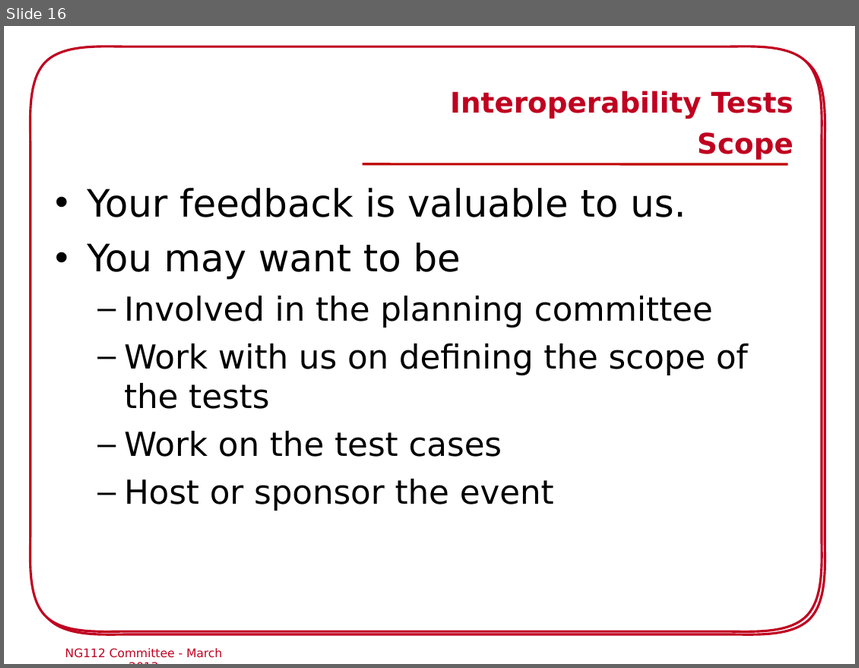
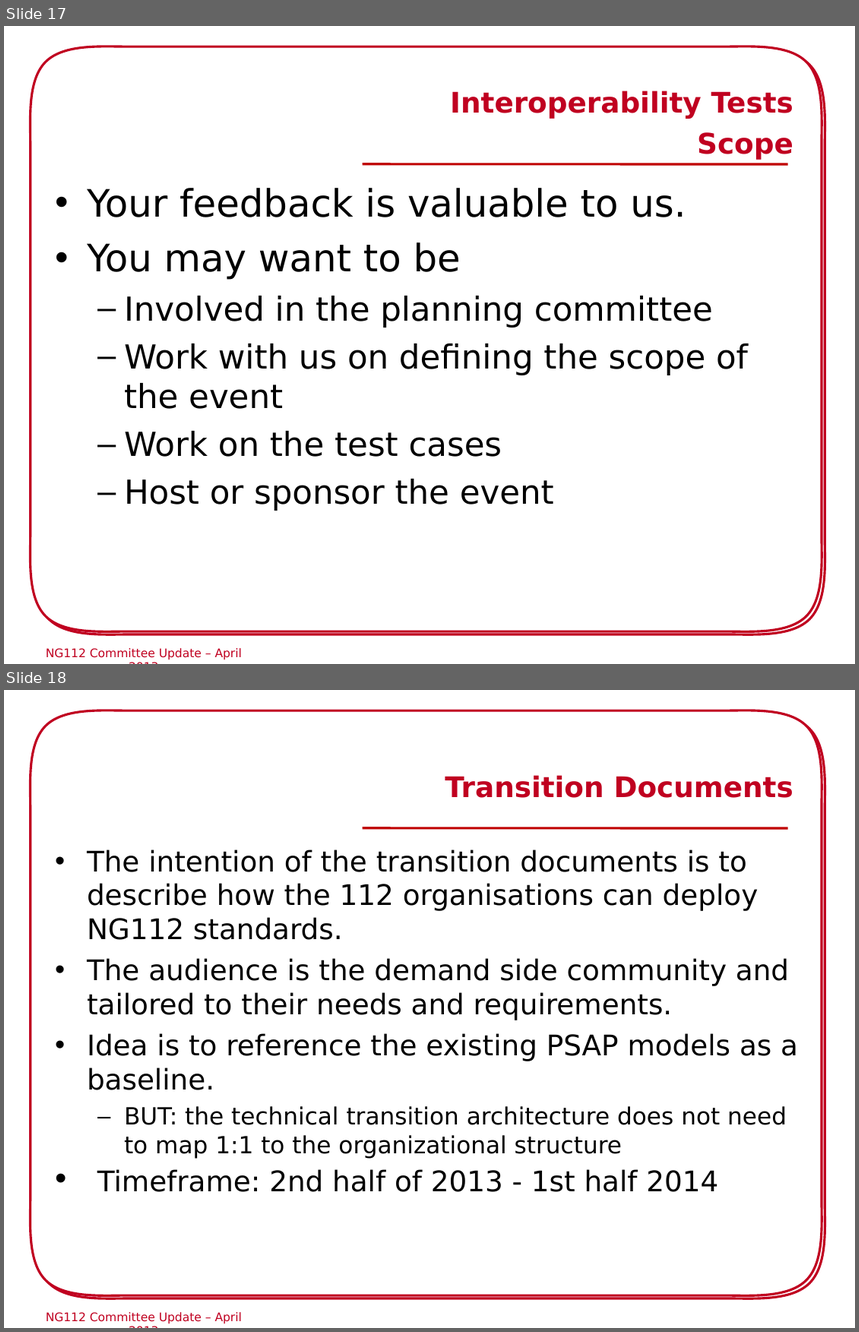
Before and after one commit to hannestschofenig/tschofenig-ids, a slide deck: eena-workshop-riga2013/NG112_Commitee_Riga.ppt. Shown one above the other, each under a label of ours: slide 16 before the commit, slides 17 and 18 after it. The pictures are 859x668 and 859x1332 pixels, drawn with LibreOffice and Linux fonts; fonts in the diff are those of the drawing; background and template pictures are left out. Boxes give left, top, right and bottom in pixels: in the first picture for what was removed or moved away, otherwise in the second. Text is boxed around its words. In the diff, an @@ line names an element or a change of style, - is before the commit and + after.

```diff
--- a/eena-workshop-riga2013/NG112_Commitee_Riga.ppt
+++ b/eena-workshop-riga2013/NG112_Commitee_Riga.ppt
@@ slide 18 added at bbox=[4, 690, 855, 1328], background picture (left out); not listed: 3 template elements that a slide beside it also shows @@
@@ text added at bbox=[445, 775, 794, 798], 24 pt, text #C00020, bold @@
+Transition Documents
@@ line added from (363, 828) to (788, 829), #C00000 2.01 pt @@
@@ text added at bbox=[87, 850, 798, 1192], 24 pt, text #000000 @@
+• The intention of the transition documents is to describe how the 112 organisations can deploy NG112 standards.
+• The audience is the demand side community and tailored to their needs and requirements.
+• Idea is to reference the existing PSAP models as a baseline.
+  – BUT: the technical transition architecture does not need to map 1:1 to the organizational structure
+• Timeframe: 2nd half of 2013 - 1st half 2014
@@ what was slide 16 is now slide 17 @@
@@ slide 17 changed as well @@
@@ text at bbox=[124, 344, 748, 409]: text changed @@
-  – Work with us on defining the scope of the tests
+  – Work with us on defining the scope of the event
@@ text at bbox=[46, 648, 242, 661]: text changed @@
-NG112 Committee - March 2013
+NG112 Committee Update – April 2013
```
Also in this commit, not shown: 15 other slides changed, 2 other slides added, 2 slides removed.
